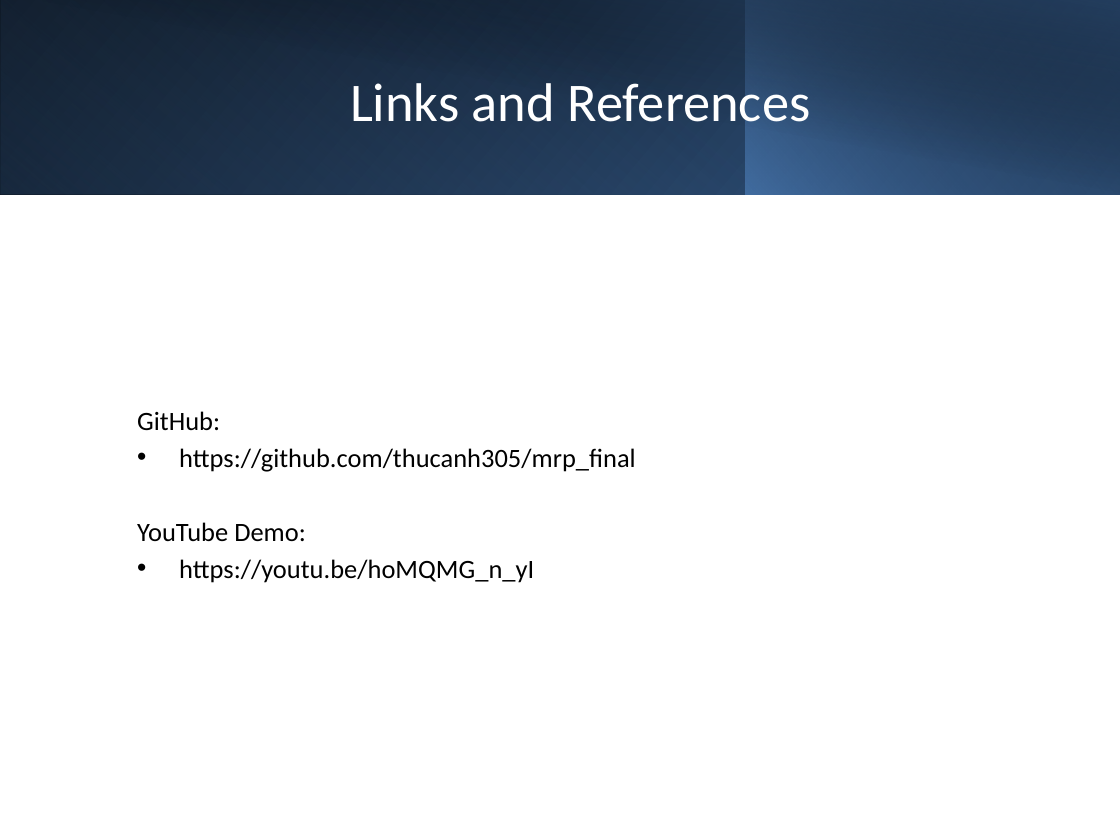
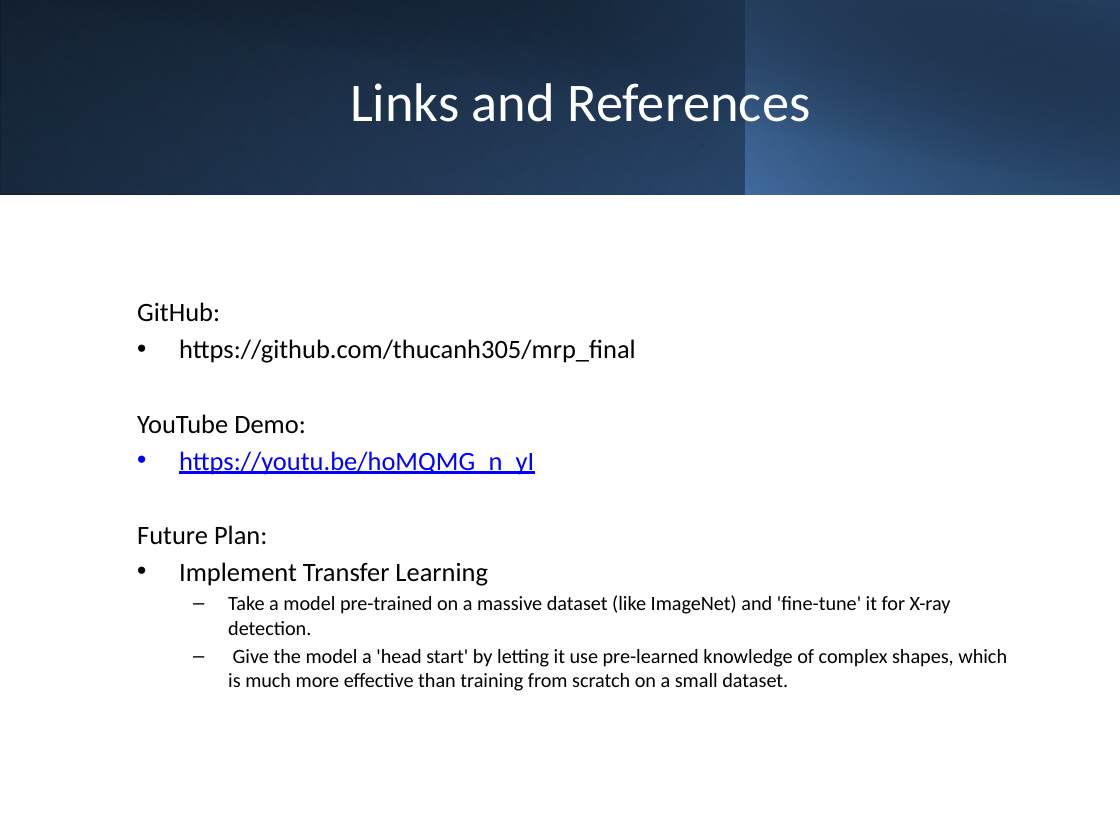
Before and after one commit to thucanh305/mrp_final, a slide deck: slide 10 of MRP_Final_Presentation_Slide_Final.pptx. Drawn at 1120x840 pixels with LibreOffice and Linux fonts; fonts in the diff are those of the drawing. Boxes give left, top, right and bottom in pixels: in the first picture for what was removed or moved away, otherwise in the second. Text is boxed around its words. In the diff, an @@ line names an element or a change of style, - is before the commit and + after.

```diff
--- a/MRP_Final_Presentation_Slide_Final.pptx
+++ b/MRP_Final_Presentation_Slide_Final.pptx
@@ text at [179,451,534,475]: text colour #000000 to #0000FF, underline on in "https://youtu.be/hoMQMG_n_yI" @@
@@ text at [137,525,1007,691]: paragraphs added @@
+Future Plan:
+• Implement Transfer Learning
+  – Take a model pre-trained on a massive dataset (like ImageNet) and 'fine-tune' it for X-ray detection.
+  – Give the model a 'head start' by letting it use pre-learned knowledge of complex shapes, which is much more effective than training from scratch on a small dataset.
```
Also in this commit, not shown: 2 other slides changed.
